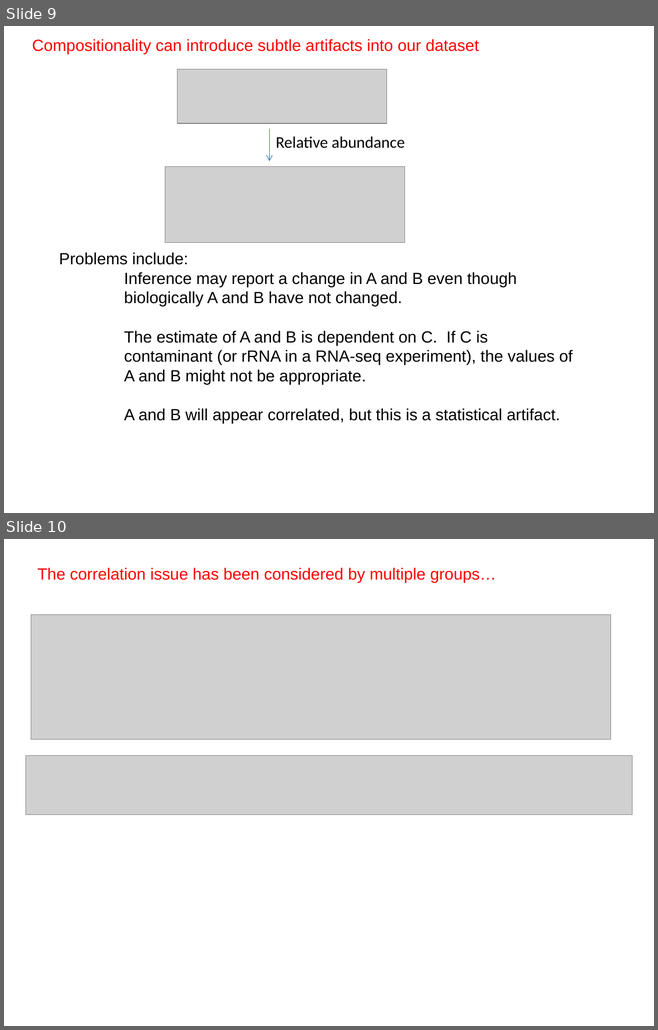
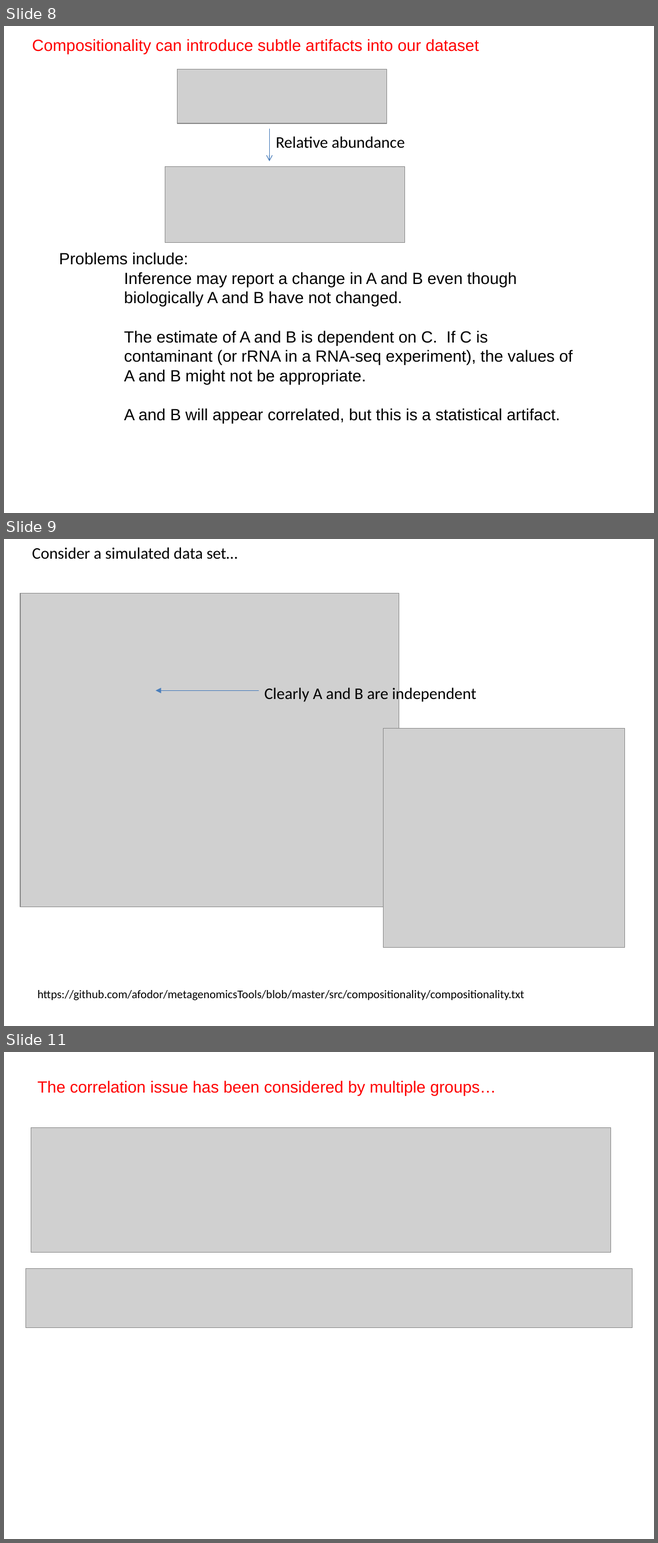
Before and after one commit to afodor/afodor.github.io, a slide deck: classes/stats2017/Lecture22.pptx. Shown one above the other, each under a label of ours: slides 9 and 10 before the commit, slides 8, 9 and 11 after it; the slides between them are not shown. The pictures are 658x1030 and 658x1543 pixels, drawn with LibreOffice and Linux fonts; fonts in the diff are those of the drawing; grey boxes stand for pictures. Boxes give left, top, right and bottom in pixels: in the first picture for what was removed or moved away, otherwise in the second. Text is boxed around its words. In the diff, an @@ line names an element or a change of style, - is before the commit and + after.

```diff
--- a/classes/stats2017/Lecture22.pptx
+++ b/classes/stats2017/Lecture22.pptx
@@ slide 9 added at (4, 539, 654, 1026), background #FFFFFF @@
@@ text added at (32, 547, 237, 559), 18 pt, text #000000 @@
+Consider a simulated data set…
@@ picture added at (20, 593, 399, 907) @@
@@ arrow added from (259, 690) to (155, 690), #4B7EBC 0.75 pt @@
@@ text added at (264, 685, 476, 703), 18 pt, text #000000 @@
+Clearly A and B are independent
@@ picture added at (383, 729, 625, 947) @@
@@ text added at (38, 990, 524, 1001), 13 pt, text #000000 @@
+https://github.com/afodor/metagenomicsTools/blob/master/src/compositionality/compositionality.txt
@@ what was slide 9 is now slide 8 @@
@@ what was slide 10 is now slide 11 @@
```
Also in this commit, not shown: 1 slide changed, 4 other slides added, 3 slides removed, 1 other file.
